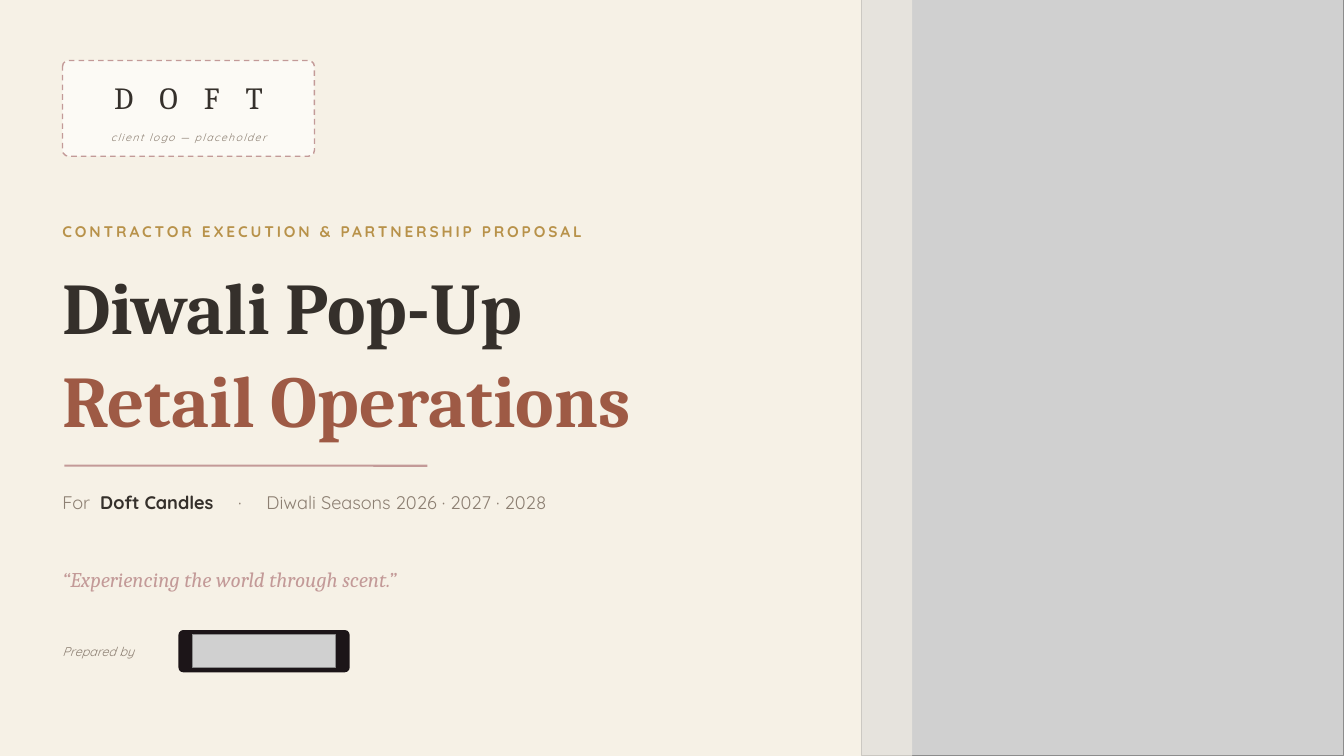
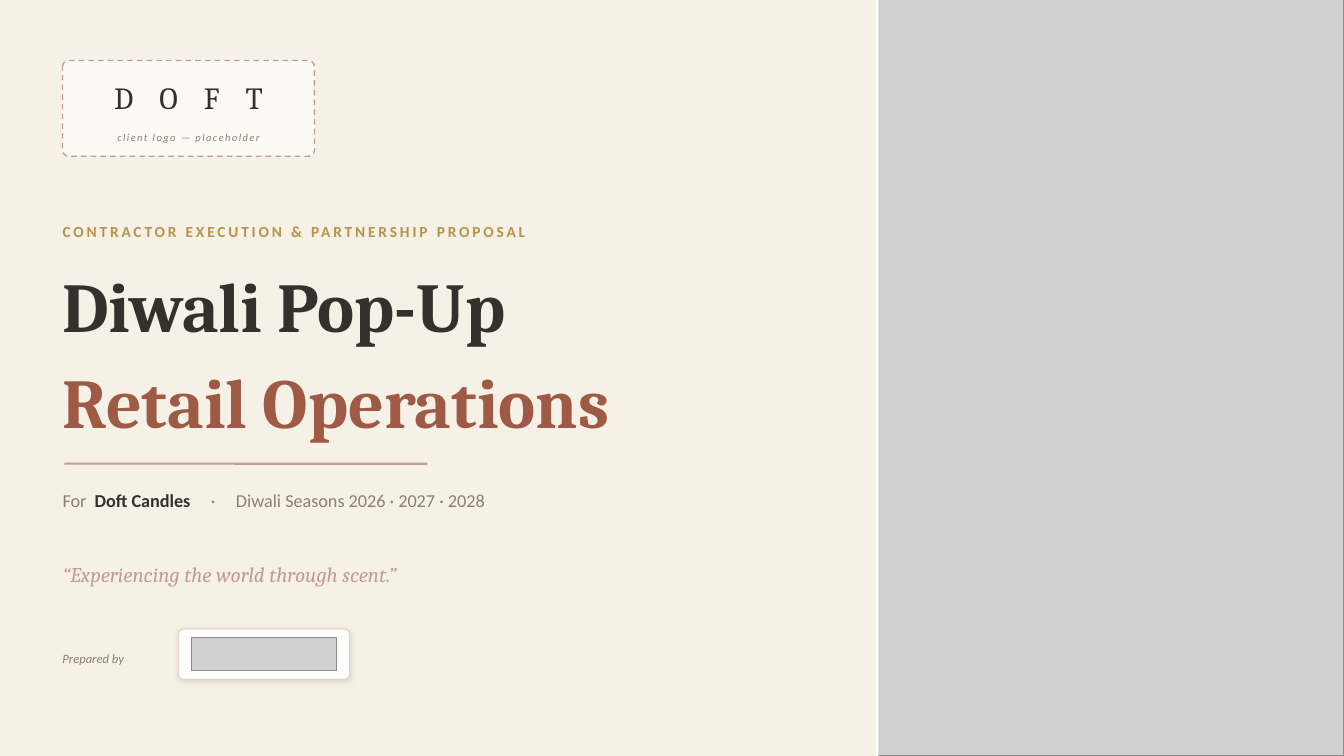
Before and after one commit to nky1103/Projects, a slide deck: slide 1 of doft_diwali_popup/Doft_Diwali_PopUp_ProMarcom_Pitch.pptx. Drawn at 1344x756 pixels with LibreOffice and Linux fonts; fonts in the diff are those of the drawing; grey boxes stand for pictures. Boxes give left, top, right and bottom in pixels: in the first picture for what was removed or moved away, otherwise in the second. Text is boxed around its words. In the diff, an @@ line names an element or a change of style, - is before the commit and + after.

```diff
--- a/doft_diwali_popup/Doft_Diwali_PopUp_ProMarcom_Pitch.pptx
+++ b/doft_diwali_popup/Doft_Diwali_PopUp_ProMarcom_Pitch.pptx
@@ rectangle removed at box(771, 0, 912, 756) @@
@@ picture: place and size @@
-picture at box(862, 0, 1344, 756)
+picture at box(877, 0, 1344, 756)
@@ line added from (877, 0) to (877, 756), #FFFFFF 2 pt @@
@@ text "Diwali Pop-Up" at box(63, 283, 506, 347): size 52 to 50 pt @@
@@ text "Retail Operations" at box(63, 379, 609, 443): size 52 to 50 pt @@
@@ text "“Experiencing the world through scent.”": place and size @@
-text "“Experiencing the world through scent.”" at box(62, 572, 396, 592)
+text "“Experiencing the world through scent.”" at box(63, 567, 396, 587)
@@ rounded rectangle: place and size @@
-rounded rectangle at box(178, 630, 350, 673)
+rounded rectangle at box(178, 629, 350, 680)
@@ rounded rectangle at box(178, 629, 350, 680): fill #1C1518 to #FFFFFF; outline none to #E3D8C7 1 pt; shadow on; proportions changed @@
@@ font Quicksand to Calibri in 4 elements at box(117, 134, 259, 143), box(63, 494, 485, 507), box(63, 217, 847, 247), box(62, 654, 124, 665) @@
@@ picture: place and size @@
-picture at box(193, 635, 336, 667)
+picture at box(192, 638, 337, 671)
```
Also in this commit, not shown: 16 other slides changed, 2 other files.
